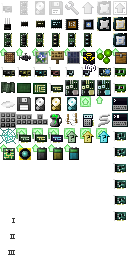
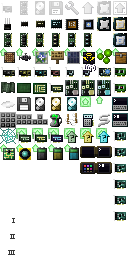
Before/after of a 128 x 256 layered artwork. What changed in the layer stack:
painted on "items" (2nd of 2, in "items") over box(80, 146, 112, 174)
